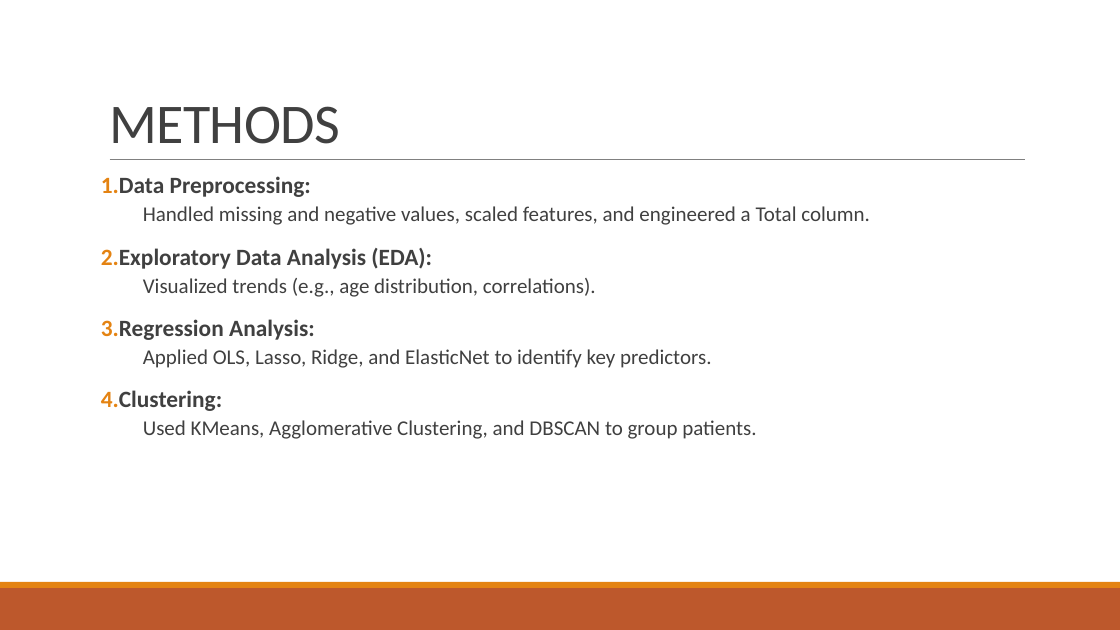
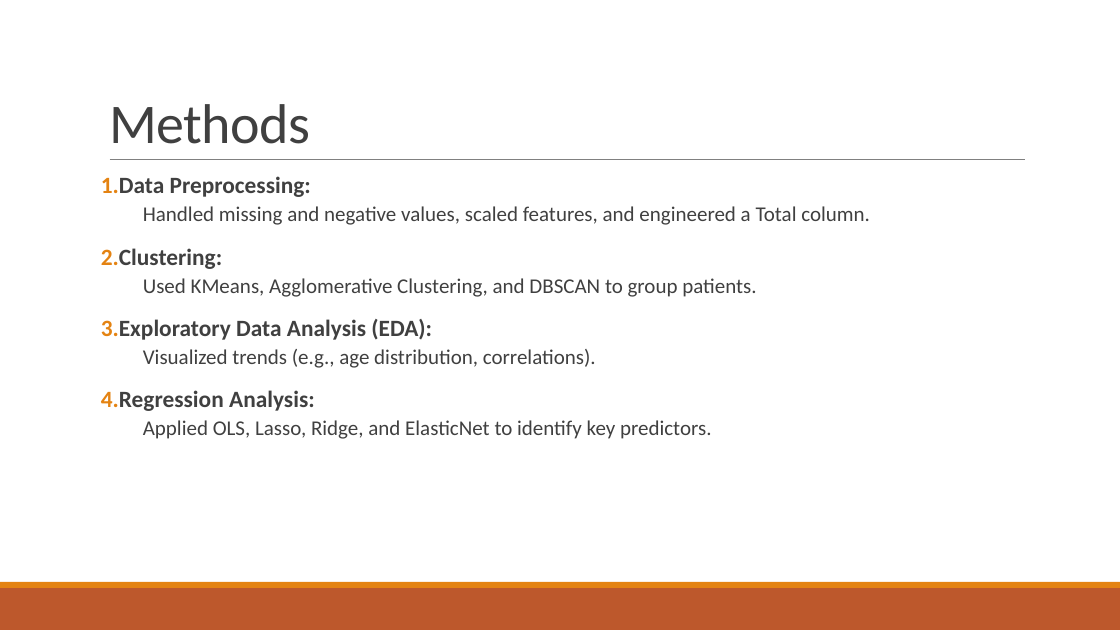
Before and after one commit to ahf-z/Heart-Failure-Analysis-and-Predictive-Modeling, a slide deck: slide 4 of presentation/DS project - Group 10.pptx. Drawn at 1120x630 pixels with LibreOffice and Linux fonts; fonts in the diff are those of the drawing. Boxes give left, top, right and bottom in pixels: in the first picture for what was removed or moved away, otherwise in the second. Text is boxed around its words. In the diff, an @@ line names an element or a change of style, - is before the commit and + after.

```diff
--- a/presentation/DS project - Group 10.pptx
+++ b/presentation/DS project - Group 10.pptx
@@ title at box(109, 104, 310, 144): text changed @@
-METHODS
+Methods
@@ text at box(101, 248, 756, 297): paragraphs added @@
+2. Clustering:
+  Used KMeans, Agglomerative Clustering, and DBSCAN to group patients.
@@ text at box(101, 390, 756, 439): paragraphs removed @@
-4. Clustering:
-  Used KMeans, Agglomerative Clustering, and DBSCAN to group patients.
```
Also in this commit, not shown: 2 other slides changed, 4 slides added, 1 other file.
